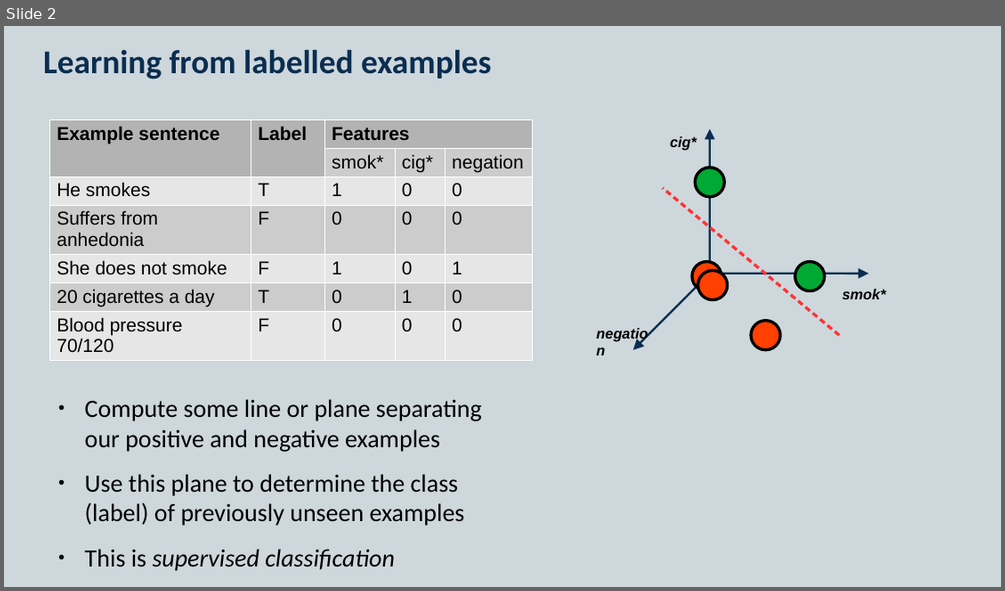
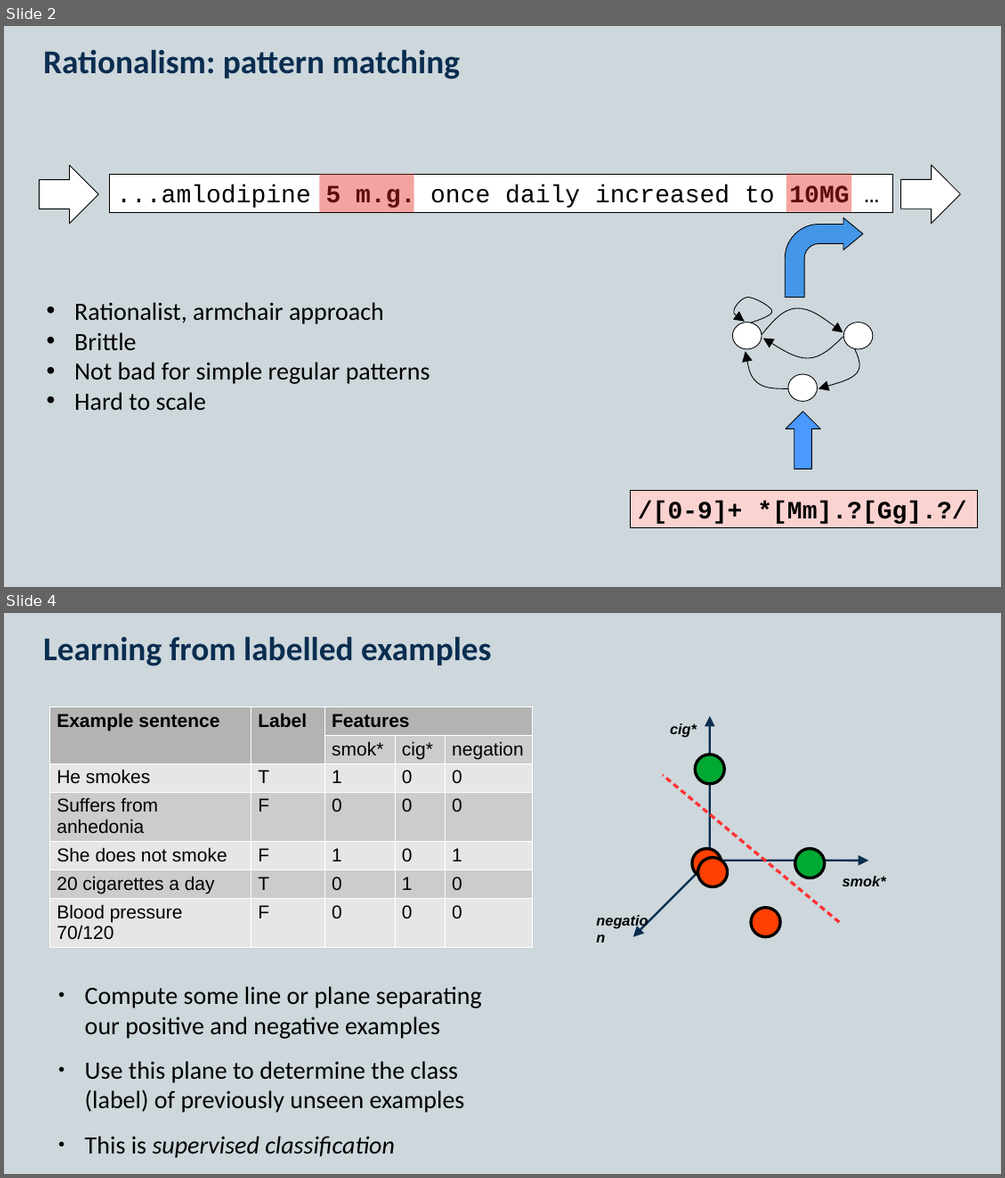
Before and after one commit to KCL-Health-NLP/nlp-half-day-workshop, a slide deck: presentations/classification.pptx. Shown one above the other, each under a label of ours: slide 2 before the commit, slides 2 and 4 after it; the slides between them are not shown. The pictures are 1005x591 and 1005x1178 pixels, drawn with LibreOffice and Linux fonts; fonts in the diff are those of the drawing. Boxes give left, top, right and bottom in pixels: in the first picture for what was removed or moved away, otherwise in the second. Text is boxed around its words. In the diff, an @@ line names an element or a change of style, - is before the commit and + after.

```diff
--- a/presentations/classification.pptx
+++ b/presentations/classification.pptx
@@ slide 2 added at bbox=[4, 26, 1001, 587], background #CDD7DC; not listed: 2 template elements that a slide beside it also shows @@
@@ title added at bbox=[43, 50, 460, 79], 32 pt, text #0A2D50, bold @@
+Rationalism: pattern matching
@@ left arrow added at bbox=[39, 165, 99, 224], fill #FFFFFF, outline #000000 0.75 pt @@
@@ rectangle added at bbox=[109, 175, 893, 212], fill #FFFFFF, outline #000000 0.75 pt, 24 pt, text #000000 @@
+...amlodipine 5 m.g. once daily increased to 10MG …
@@ rectangle added at bbox=[320, 174, 414, 212], fill #E2231A at 41% opacity @@
@@ rectangle added at bbox=[786, 174, 851, 211], fill #E2231A at 41% opacity @@
@@ left arrow added at bbox=[900, 165, 961, 224], fill #FFFFFF, outline #000000 0.75 pt @@
@@ bent arrow added at bbox=[785, 217, 863, 297], fill #4496E8, outline #000000 0.75 pt @@
@@ text added at bbox=[74, 302, 430, 410], 24 pt, text #000000 @@
+• Rationalist, armchair approach
+• Brittle
+• Not bad for simple regular patterns
+• Hard to scale
@@ group added at bbox=[732, 297, 873, 402]: 5 freeform shapes, 3 ellipses @@
@@ up arrow added at bbox=[785, 411, 821, 468], fill #4B98FF, outline #000000 0.75 pt @@
@@ rectangle added at bbox=[631, 491, 978, 528], fill #FAD3D1, outline #000000 0.75 pt, 24 pt, text #000000, bold @@
+/[0-9]+ *[Mm].?[Gg].?/
@@ what was slide 2 is now slide 4 @@
```
Also in this commit, not shown: 1 slide changed, 7 other slides added, 3 other files.
